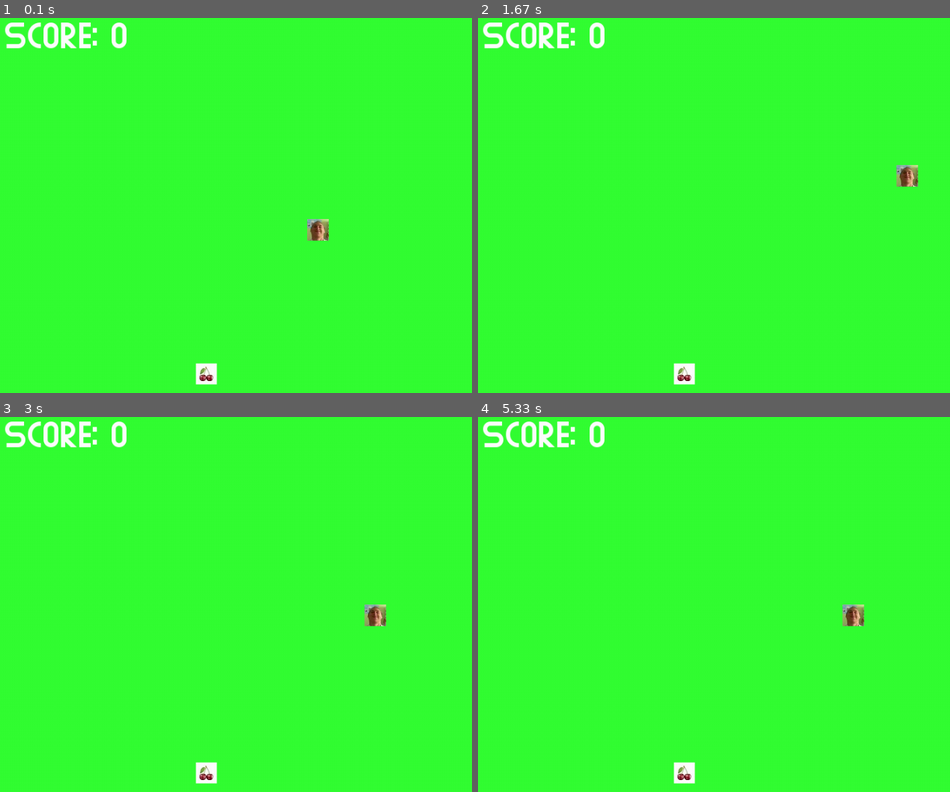
Above: before the commit, frames 1-4 (two rows, left to right).
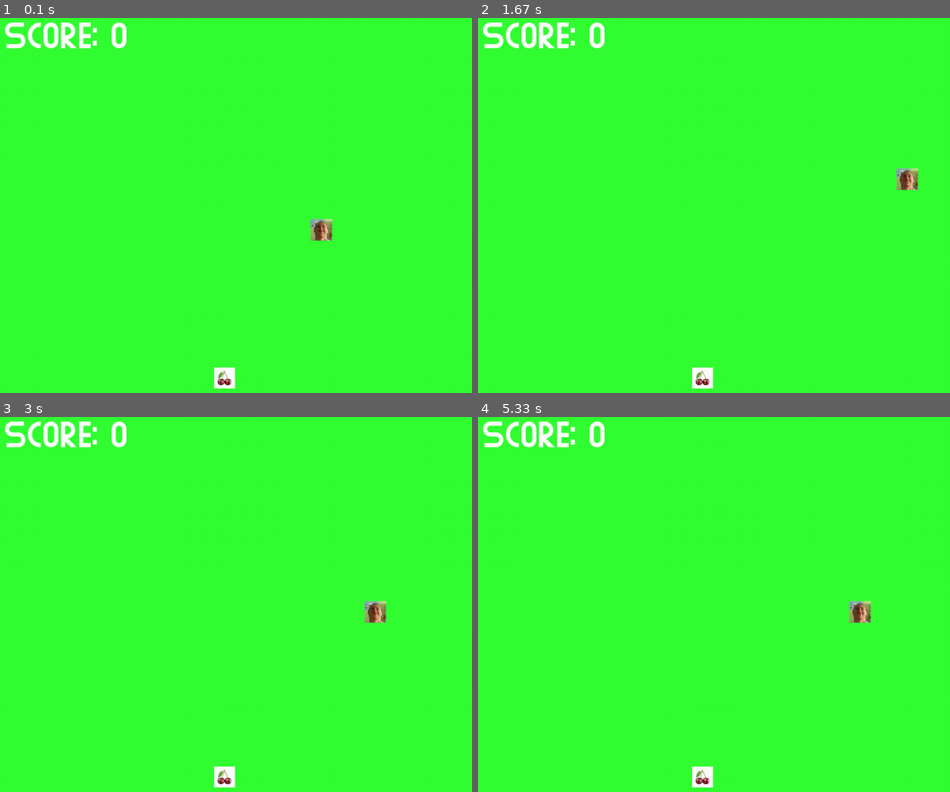
Above: after the commit, the same moments.

Repository: Shaban245/Snake_pygame
Game: pygame game, started from main.py
Two runs of this game, one before a commit and one after it. Both use one fixed random seed, a clock stepped at 60 frames per second and the inputs below.
Inputs:
- Up to frame 1 (0.1 s): no input
- Up to frame 2 (1.67 s): hold D 0.33-0.8 s; hold W 0.83-1.3 s; hold D from 1.33 s (still down)
- Up to frame 3 (3 s): release D at 1.8 s; hold A 1.83-2.37 s; hold S 2.4-2.7 s; hold A from 2.73 s (still down)
- Up to frame 4 (5.33 s): release A at 3.13 s; hold W 3.17-3.53 s; hold D 3.57-4.2 s; hold S 4.23-4.6 s; hold A 4.63-5.1 s; hold D from 5.13 s (still down)

The runs differ from the first frame. In frame 1, 0.7% of the frame differs, in the area x 41-71%, y 53-99%; in frame 2, 0.7%; in frame 3, 0.7%; in frame 4, 0.9%, in the area x 41-84%, y 49-99%.

Commit message:
добавилс стенки и возможность врезатся в них

Diff:
--- a/main.py
+++ b/main.py
@@ -31,5 +31,3 @@
                 game.snake.change_direction(game.snake.dict_direction[constants.down])
             elif event.key == pygame.K_a:
                 game.snake.change_direction(game.snake.dict_direction[constants.left])
-
-    game.snake.move()
--- a/src/Game.py
+++ b/src/Game.py
@@ -2,7 +2,7 @@
 from src.field import Field
 from src.Snake import Snake
 from src.chery import Chery
-from src.constants import FPS
+from src import constants
 from src.score import Score
 
 
@@ -14,7 +14,7 @@
         self.chery = Chery()
         self.score = Score()
         self.clock = pygame.time.Clock()
-        self.fps = FPS
+        self.fps = constants.FPS
         self.screen = pygame.display.set_mode((self.field.width, self.field.heigth))
 
     def update_screen(self, game) -> None:
@@ -24,6 +24,9 @@
         self.blit_snake(game)
         self.clock_tick(game)
         self.blit_score(game)
+        self.snake.move()
+        self.out_of_Field()
+
 
     def blit_snake(self, game) -> None:
         game.screen.blit(game.snake.image, (game.snake.x_position, game.snake.y_position))
@@ -41,3 +44,9 @@
         if self.snake.rect_snake.colliderect(self.chery.rect_chery):
             game.chery.generate_new_position()
             game.score.update_score()
+
+    def out_of_Field(self):
+        if self.snake.x_position > constants.rigth_limits_field or self.snake.x_position < constants.left_limits_field:
+            exit()
+        elif self.snake.y_position > constants.down_lomits_field or self.snake.y_position < constants.upper_limits_field:
+            exit()
--- a/src/constants.py
+++ b/src/constants.py
@@ -2,16 +2,17 @@
 WIDTH_field =  1000
 HEIGHT_field = 700
 rgb_color_field = (51, 255 , 51)
-FPS = 17
+FPS = 30
+SNAKE_speed = 5
 
 x_cor_snake = WIDTH_field /2
 y_cor_snake = HEIGHT_field / 2
 x_speed = 5
 y_speed = 0
-dict_direction = {"rigth": (10, 0),
-                  "left": (-10, 0),
-                  "up": (0, -10),
-                  "down": (0, 10)}
+dict_direction = {"rigth": (SNAKE_speed, 0),
+                  "left": (-SNAKE_speed, 0),
+                  "up": (0, -SNAKE_speed),
+                  "down": (0, SNAKE_speed)}
 rigth = "rigth"
 left = 'left'
 up = 'up'
@@ -19,15 +20,20 @@
 
 allowed_chery_x = WIDTH_field - 50
 allowed_chery_y = HEIGHT_field - 50
-min_chery_x = 60
-min_chery_y = 60
+min_chery_x = 100
+min_chery_y = 100
 
-rect_width_snake = 15
-rect_heigth_snake = 15
+rect_width_snake = 20
+rect_heigth_snake = 20
 
-rect_width_chery = 15
-rect_heigth_chery = 15
+rect_width_chery = 20
+rect_heigth_chery = 20
 
 score_x_cor = 50
 score_y_cor = 50
 size_font = 50
+
+upper_limits_field = -10
+left_limits_field = -10
+down_lomits_field = HEIGHT_field
+rigth_limits_field = WIDTH_field
